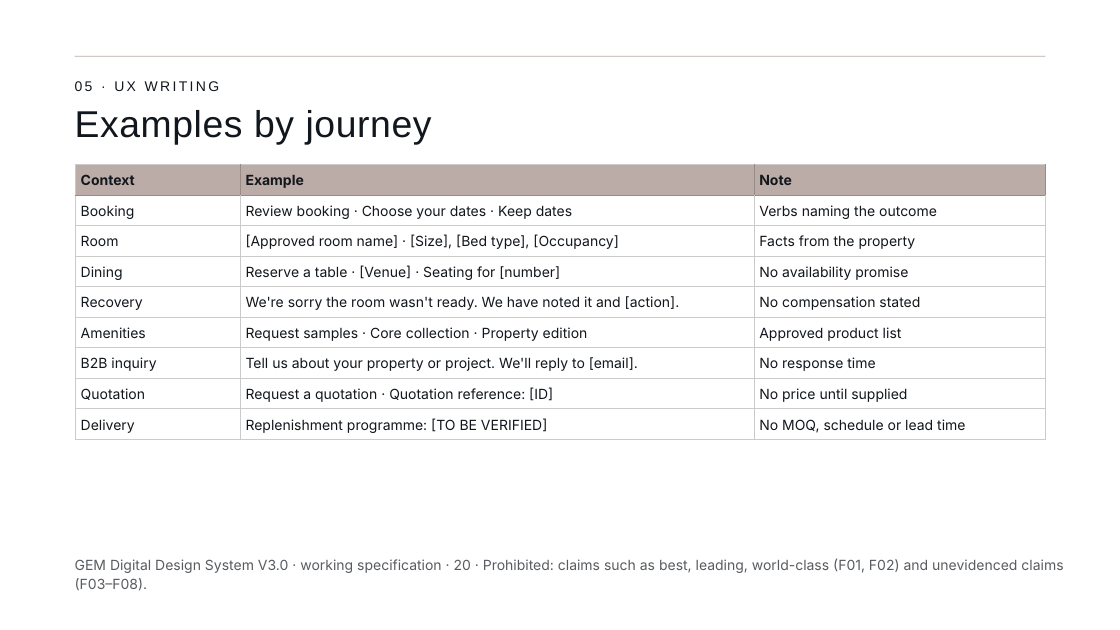
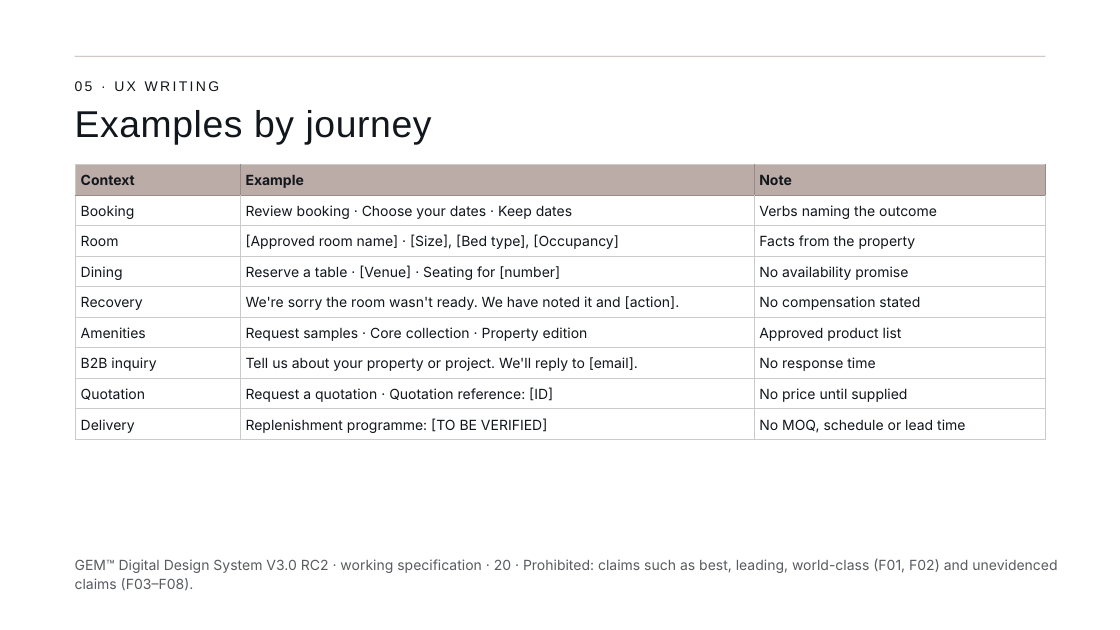
Before and after one commit to mashaelalh/GEM, a slide deck: slide 20 of PartB_RC2/01_source/B-RC2.pptx. Drawn at 1120x630 pixels with LibreOffice and Linux fonts; fonts in the diff are those of the drawing. Boxes give left, top, right and bottom in pixels: in the first picture for what was removed or moved away, otherwise in the second. Text is boxed around its words. In the diff, an @@ line names an element or a change of style, - is before the commit and + after.

```diff
--- a/PartB_RC2/01_source/B-RC2.pptx
+++ b/PartB_RC2/01_source/B-RC2.pptx
@@ text at (x1=75, y1=558, x2=1057, y2=591): text changed @@
-GEM Digital Design System V3.0 · working specification · 20 · Prohibited: claims such as best, leading, world-class (F01, F02) and unevidenced claims (F03–F08).
+GEM™ Digital Design System V3.0 RC2 · working specification · 20 · Prohibited: claims such as best, leading, world-class (F01, F02) and unevidenced claims (F03–F08).
```
Also in this commit, not shown: 33 other slides changed.
